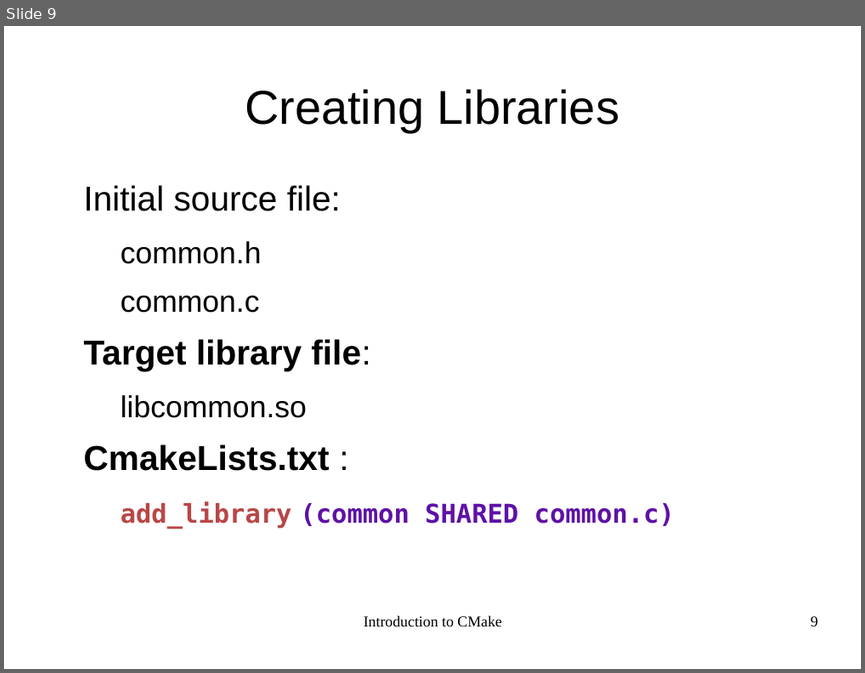
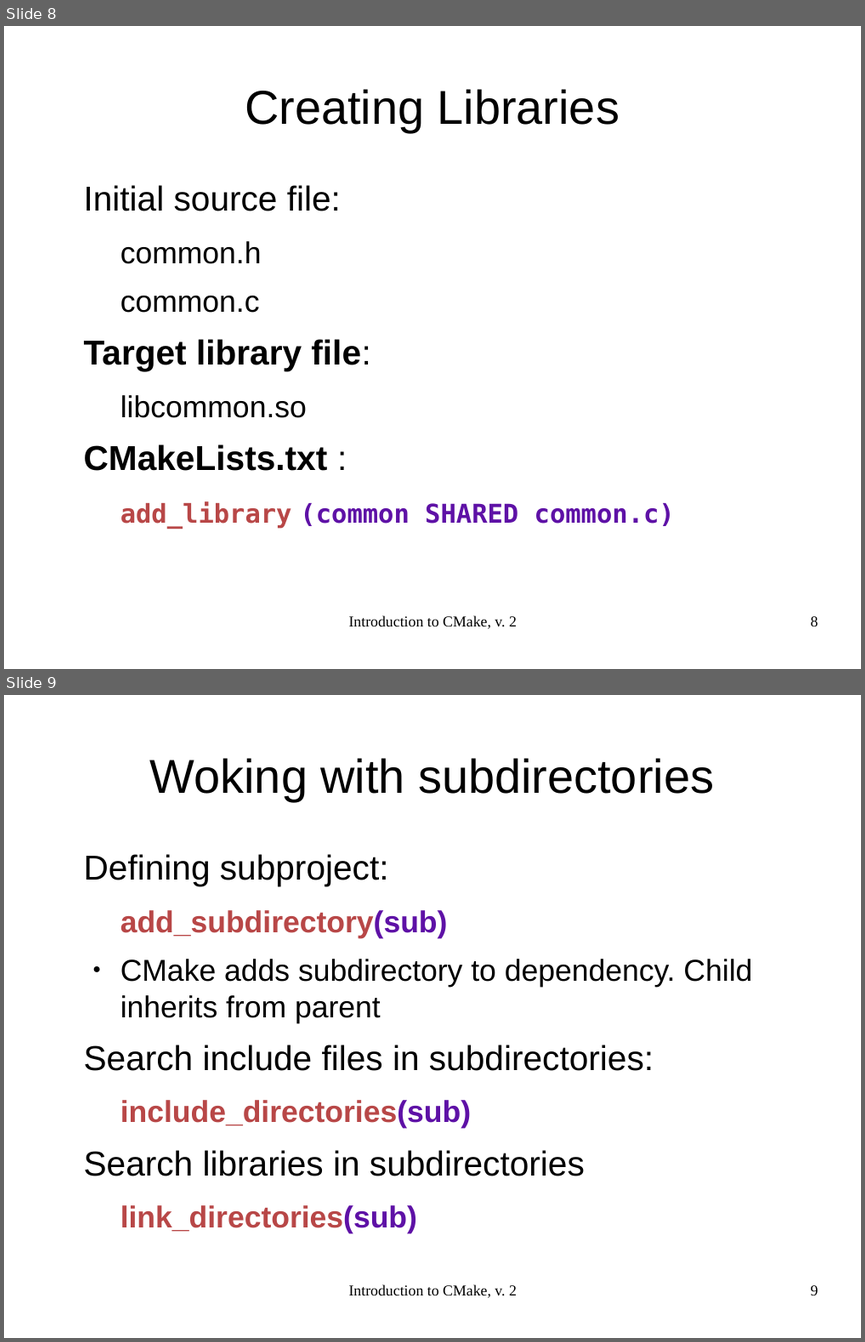
Before and after one commit to shlomif/shlomi-fish-homepage, a slide deck: t2/lecture/CMake/introduction_to_cmake-2.odp. Shown one above the other, each under a label of ours: slide 9 before the commit, slides 8 and 9 after it. The pictures are 865x673 and 865x1342 pixels, drawn with LibreOffice and Linux fonts; fonts in the diff are those of the drawing. Boxes give left, top, right and bottom in pixels: in the first picture for what was removed or moved away, otherwise in the second. Text is boxed around its words. In the diff, an @@ line names an element or a change of style, - is before the commit and + after.

```diff
--- a/t2/lecture/CMake/introduction_to_cmake-2.odp
+++ b/t2/lecture/CMake/introduction_to_cmake-2.odp
@@ slide 9 added at box(4, 695, 861, 1338), background #FFFFFF @@
@@ title added at box(150, 758, 714, 801), 44 pt, text #000000 @@
+Woking with subdirectories
@@ text added at box(84, 854, 752, 1234), 28 pt, text #000000 @@
+Defining subproject:
+  add_subdirectory(sub)
+  ● CMake adds subdirectory to dependency. Child inherits from parent
+Search include files in subdirectories:
+  include_directories(sub)
+Search libraries in subdirectories
+  link_directories(sub)
@@ text added at box(349, 1284, 517, 1298), 14 pt, text #000000 @@
+Introduction to CMake, v. 2
@@ page number added at box(811, 1285, 818, 1295), 14 pt, text #000000 @@
+9
@@ what was slide 9 is now slide 8 @@
@@ slide 8 changed as well @@
@@ text at box(84, 444, 328, 471): text changed @@
-CmakeLists.txt :
+CMakeLists.txt :
@@ text at box(349, 615, 517, 629): text changed @@
-Introduction to CMake
+Introduction to CMake, v. 2
@@ page number at box(811, 616, 818, 626): text changed @@
-9
+8
```
Also in this commit, not shown: 21 other slides changed, 8 slides removed, 2 other files.
